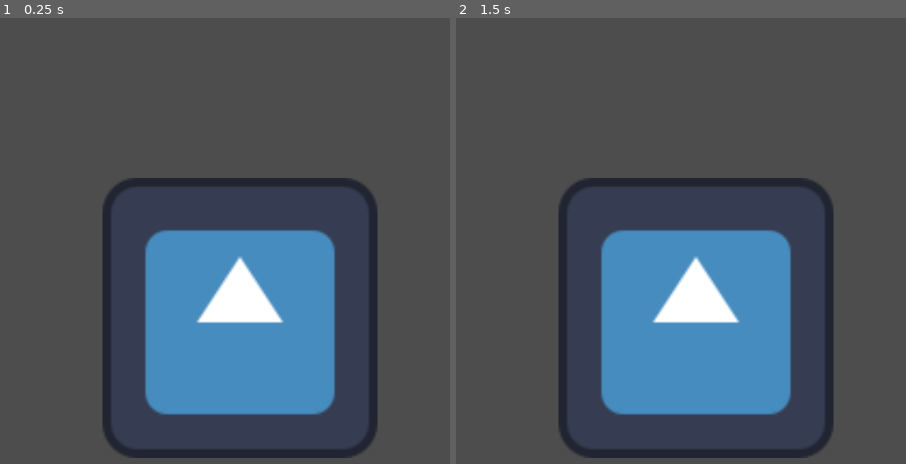
Above: before the commit, frames 1-2 (left to right).
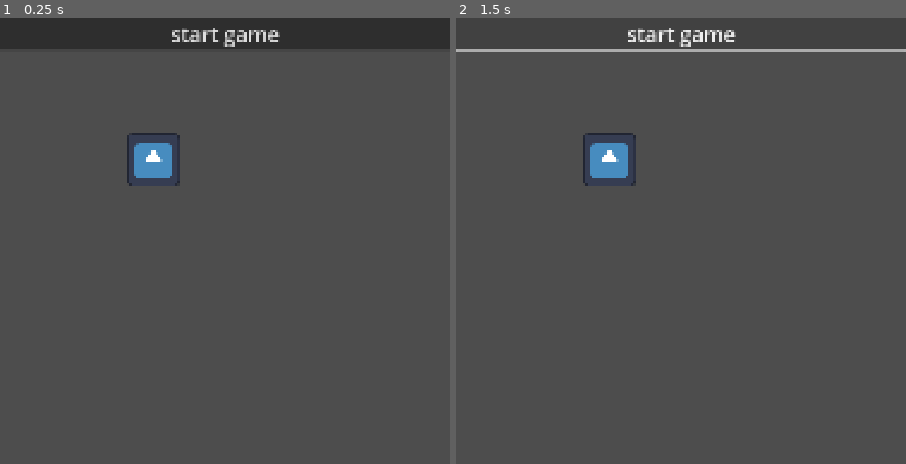
Above: after the commit, the same moments.

Repository: demhauke/sectrethitlerapp
Game: Godot game, scene res://scenes/main.tscn
The game is run twice, just before and just after one commit, with the same random seed, the same clock (stepped at 60 frames per second) and the same inputs. The engine's default icon, where the game draws it, is replaced by a stand-in: a white triangle on a blue panel in a dark square.
Inputs (mouse positions are in pixels of both pictures, inside the frame that each line leads up to):
- Up to frame 1 (0.25 s): no input
- Up to frame 2 (1.5 s): click (681, 35) at 0.5 s, where only the run after the commit has a clickable "start game"; click (681, 35) at 1.25 s, where only the run after the commit has a clickable "start game"

The runs differ from the first frame. In frame 1, 30% of the frame differs, in the area x 0-100%, y 0-99%; in frame 2, 24%.

Commit message:
real start

Diff:
--- /dev/null
+++ b/Player.gd
@@ -0,0 +1,7 @@
+extends Resource
+
+
+class_name Player
+
+
+@export_enum("Liberal", "Faschist", "Hitler") var role: int
--- /dev/null
+++ b/globalgame.gd
@@ -0,0 +1,5 @@
+extends Node
+
+var amountofPlayers: int = 5
+
+var listOfPlayers: Array[Player]
--- a/project.godot
+++ b/project.godot
@@ -15,10 +15,14 @@
 config/features=PackedStringArray("4.5", "GL Compatibility")
 config/icon="res://icon.svg"
 
+[autoload]
+
+globalgame="*res://globalgame.gd"
+
 [display]
 
-window/size/viewport_width=90
-window/size/viewport_height=160
+window/size/viewport_width=1080
+window/size/viewport_height=1920
 window/size/window_width_override=360
 window/size/window_height_override=640
 window/stretch/mode="canvas_items"
--- a/scenes/main.tscn
+++ b/scenes/main.tscn
@@ -9,8 +9,18 @@
 anchor_bottom = 1.0
 grow_horizontal = 2
 grow_vertical = 2
+size_flags_horizontal = 3
+size_flags_vertical = 3
 
 [node name="Icon" type="Sprite2D" parent="."]
-position = Vector2(47.999996, 59.999996)
-scale = Vector2(0.4296875, 0.4375)
+position = Vector2(368, 341)
 texture = ExtResource("1_o5qli")
+
+[node name="Button" type="Button" parent="."]
+layout_mode = 1
+anchors_preset = 10
+anchor_right = 1.0
+offset_bottom = 8.0
+grow_horizontal = 2
+theme_override_font_sizes/font_size = 50
+text = "start game"
Not shown, added: Player.gd.uid
Not shown, added: globalgame.gd.uid
Not shown, added: webexport/index.144x144.png.import
Not shown, added: webexport/index.180x180.png.import
Not shown, added: webexport/index.512x512.png.import
Not shown, added: webexport/index.apple-touch-icon.png.import
Not shown, added: webexport/index.icon.png.import
Not shown, added: webexport/index.png.import
